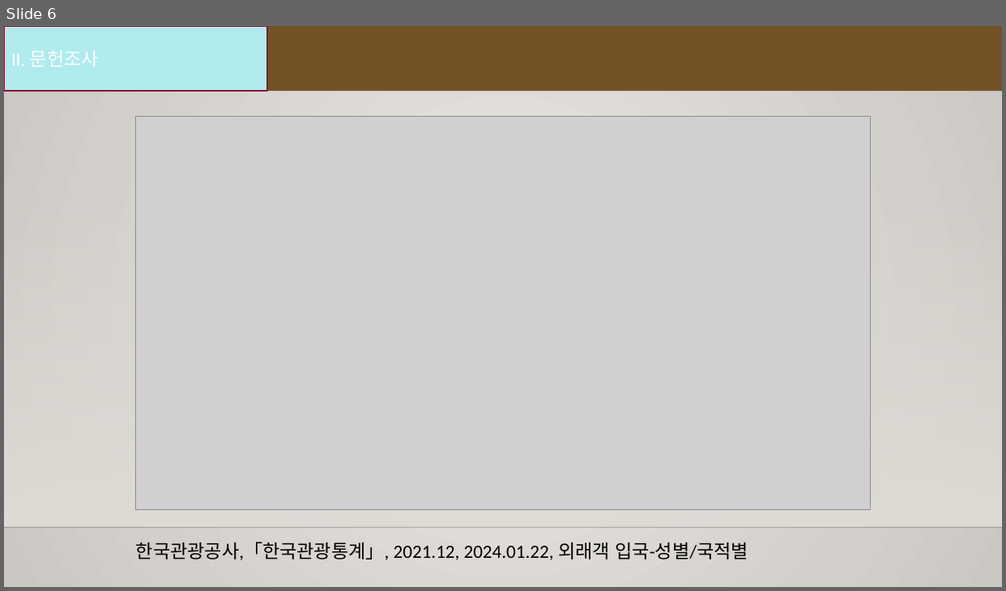
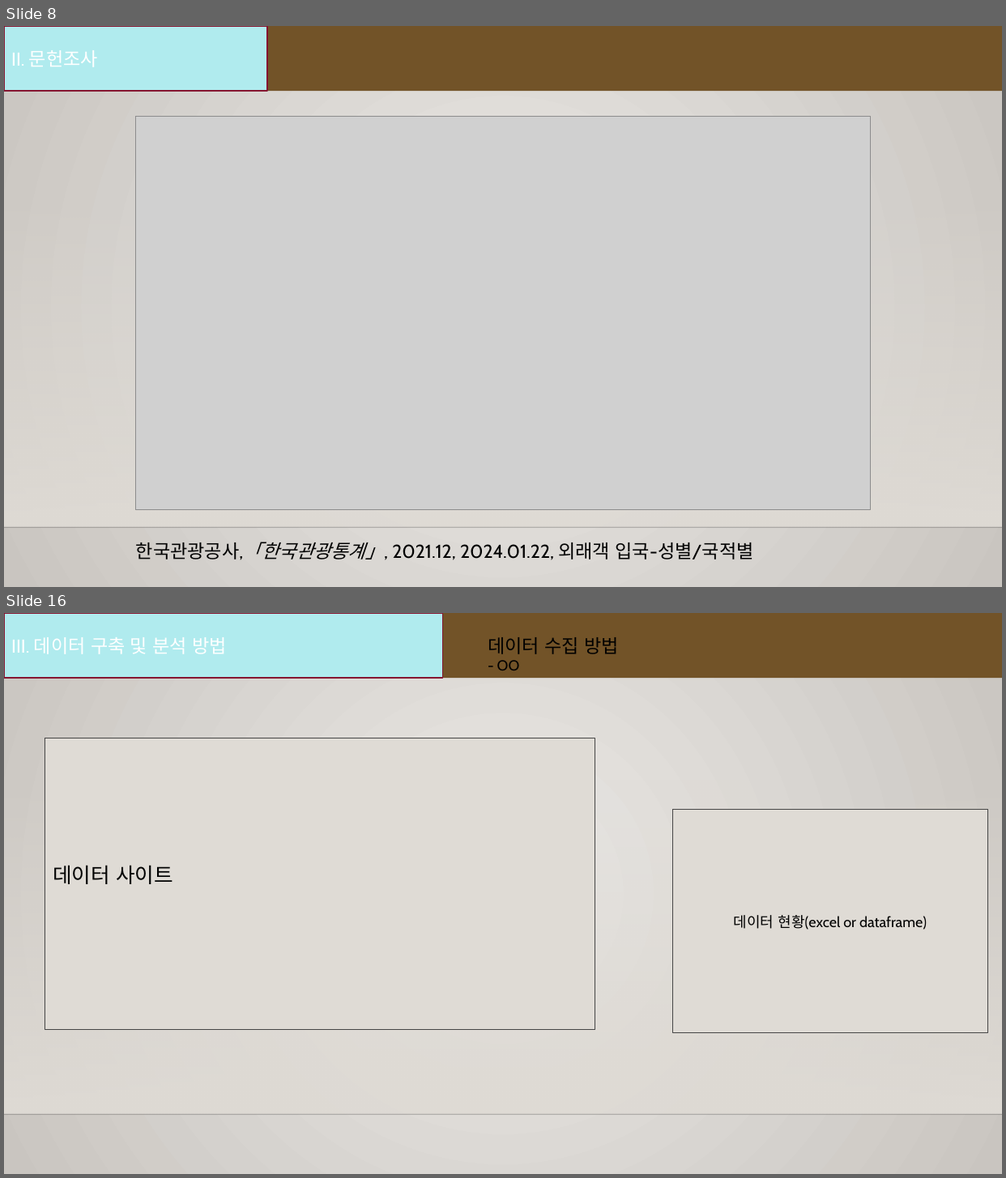
Before and after one commit to hyk2202/semi_project_2, a slide deck: Semi project.pptx. Shown one above the other, each under a label of ours: slide 6 before the commit, slides 8 and 16 after it; the slides between them are not shown. The pictures are 1006x591 and 1006x1178 pixels, drawn with LibreOffice and Linux fonts; fonts in the diff are those of the drawing; grey boxes stand for pictures; background and template pictures are left out. Boxes give left, top, right and bottom in pixels: in the first picture for what was removed or moved away, otherwise in the second. Text is boxed around its words. In the diff, an @@ line names an element or a change of style, - is before the commit and + after.

```diff
--- a/Semi project.pptx
+++ b/Semi project.pptx
@@ slide 16 added at (x1=4, y1=613, x2=1002, y2=1174), background gradient #EBE9E6 to #C9C5C0; not listed: 2 template elements that a slide beside it also shows @@
@@ rectangle added at (x1=4, y1=613, x2=1002, y2=678), fill #725328 @@
@@ rectangle added at (x1=4, y1=613, x2=443, y2=678), fill #B0EBEE, outline #851530 1.25 pt, 18 pt, text #FFFFFF @@
+III. 데이터 구축 및 분석 방법
@@ text added at (x1=488, y1=637, x2=619, y2=671), 18 pt, text #000000 @@
+  데이터 수집 방법
+  - OO
@@ rectangle added at (x1=45, y1=738, x2=595, y2=1030), fill #DFDBD5, outline #454545 0.75 pt, 20 pt, text #000000 @@
+데이터 사이트
@@ rectangle added at (x1=672, y1=810, x2=987, y2=1033), fill #DFDBD5, outline #454545 0.75 pt, 14 pt, text #000000 @@
+데이터 현황(excel or dataframe)
@@ what was slide 6 is now slide 8 @@
@@ slide 8 changed as well @@
@@ background gradient #ECEAE7 to #CAC7C1 to gradient #EBE9E6 to #C9C5C0 @@
@@ rectangle "II. 문헌조사" at (x1=4, y1=26, x2=267, y2=91): font Calibri to Cabin; outline #871631 1.25 pt to #851530 1.25 pt @@
@@ text "한국관광공사,「한국관광통계」, 2021.12, 2024.01.22, 외래객 입국-성별/국적별" at (x1=136, y1=542, x2=754, y2=561): font Calibri to Cabin; italic on in "한국관광공사,「한국관광통계」," @@
```
Also in this commit, not shown: 5 other slides changed, 18 other slides added, 9 other files.
